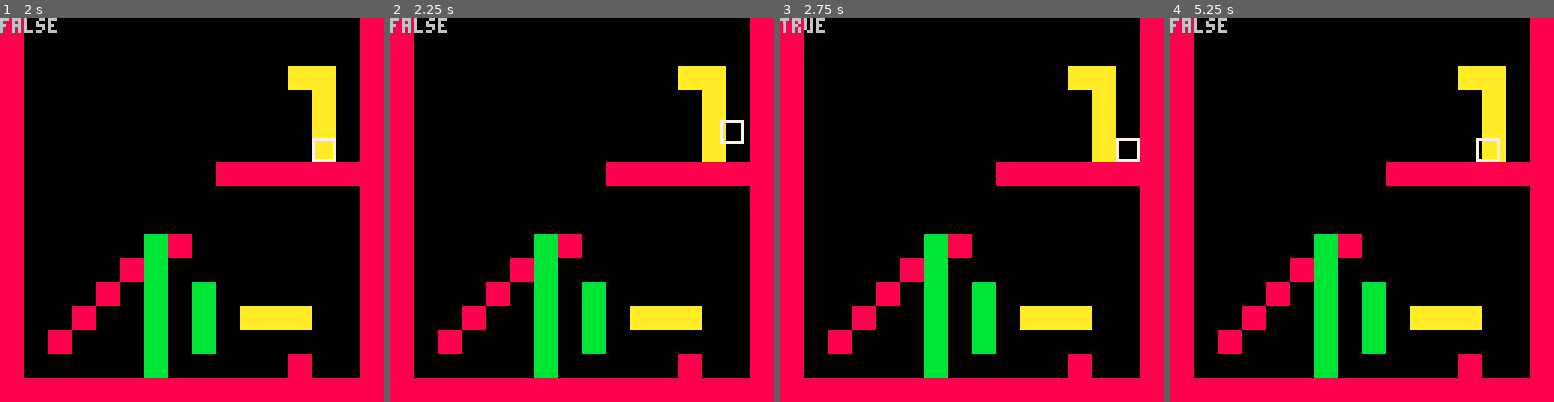
Above: before the commit, frames 1-4 (left to right).
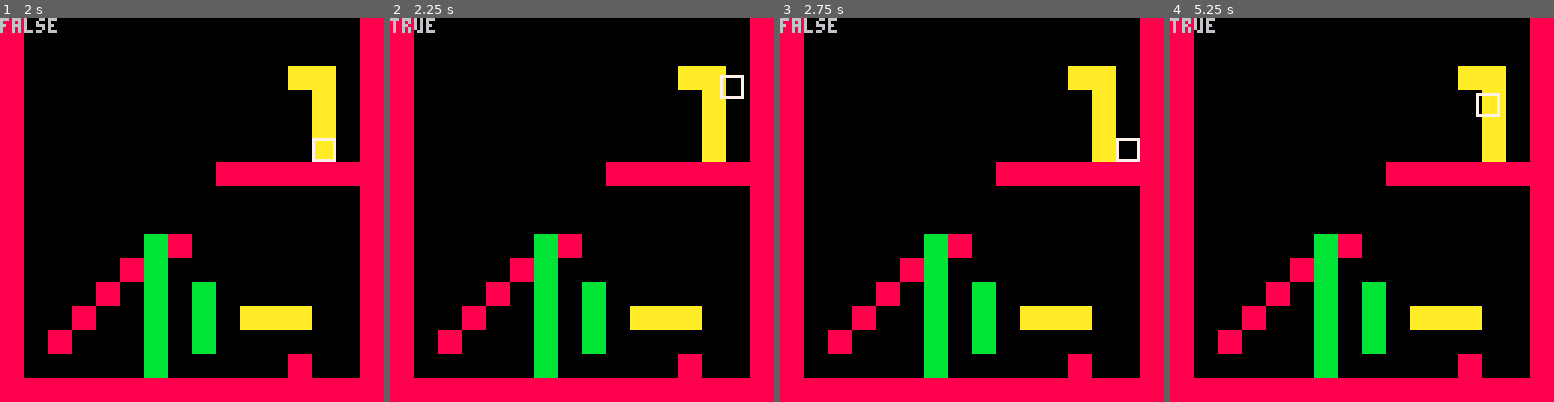
Above: after the commit, the same moments.

Repository: mRamiroGonzalez/pico8-platformer-engine-dd
Game: PICO-8 cartridge engine.p8
Same seed, same stepped clock (60 frames per second), same inputs: the game is played once before the commit and once after it.
Inputs:
- Up to frame 1 (2 s): hold Right from 1.6 s (still down)
- Up to frame 2 (2.25 s): release Right at 2.1 s; hold Up from 2.15 s (still down)
- Up to frame 3 (2.75 s): release Up at 2.42 s; hold Right from 2.47 s (still down)
- Up to frame 4 (5.25 s): release Right at 3.03 s; hold Left 3.08-3.58 s; hold Down 3.63-3.97 s; hold Right 4.02-4.68 s; hold Up 4.73-5.03 s; hold Left from 5.08 s (still down)

Frame 1 is identical in both runs. In frame 2, 0.5% of the frame differs, in the area x 0-93%, y 0-33%; in frame 3, 0.2%; in frame 4, 0.5%.

Commit message:
jump from a solid block and does not go through a solid block while jumping

Diff:
--- a/engine.p8
+++ b/engine.p8
@@ -3,18 +3,41 @@
 __lua__
 
 function constants_init()
-gravity = 2
-max_falling_speed = 8 // "More than 8 is not recommended"
-end
-function up_pressed() return btn(2) end
-function down_pressed() return btn(3) end
-function left_pressed() return btn(0) end
-function right_pressed() return btn(1) end
+gravity = 1
+max_falling_speed = 8 // "more than 8 is not recommended"
+jumping_height = 8
+default_x_speed = 2
+default_y_speed = 2
+end
+function up_pressed(short)
+if short then return btnp(2)
+else return btn(2) end
+end
+
+function down_pressed(short)
+if short then return btnp(3)
+else return btn(3) end
+end
+
+function left_pressed(short)
+if short then return btnp(0)
+else return btn(0) end
+end
+
+function right_pressed(short)
+if short then return btnp(1)
+else return btn(1) end
+end
 function print_log()
-print(get_block_in_front(p, 0))
+print(p.jumping)
 end
 function map_draw()
 map(0,0,0,0,16,16)
+end
+
+
+function get_block_on_top(e, flag)
+return get_block_flag(e.x, e.y-1, flag) or get_block_flag(e.x+7, e.y-1, flag)
 end
 
 function get_block_in_front(e, flag)
@@ -38,7 +61,8 @@
 y = 40,
 dx = 0,
 dy = 0,
-facing = 1
+facing = 1,
+jumping = false
 }
 end
 
@@ -53,28 +77,44 @@
 
 function update_from_keys_pressed()
 p.dx = 0
-if up_pressed() then
-p.dy = -2
-end
-if left_pressed() then
+
+if up_pressed(true) then
+jump()
+end
+
+if left_pressed(false) then
 p.facing = 0
 if not is_in_front_of_a_block() then
-p.dx = -2
-end
-end
-if right_pressed() then
+p.dx = -default_x_speed
+end
+end
+
+if right_pressed(false) then
 p.facing = 1
 if not is_in_front_of_a_block() then
-p.dx = 2
-end
-end
+p.dx = default_x_speed
+end
+end
+
+if is_below_a_block() then
+p.dy = default_y_speed
+end
+
 p.x += p.dx
 p.y += p.dy
+end
+
+function jump()
+if not p.jumping then
+p.jumping = true
+p.dy = -jumping_height
+end
 end
 
 function update_gravity()
 if get_block_below(p, 0) then
 if (p.dy > 0) then
+p.jumping = false
 p.dy = 0
 p.y = flr(flr(p.y)/8)*8
 end
@@ -88,6 +128,10 @@
 
 function is_in_front_of_a_block()
 return get_block_in_front(p, 0)
+end
+
+function is_below_a_block()
+return get_block_on_top(p, 0)
 end
 function _init()
 constants_init()
--- a/src/constants.lua
+++ b/src/constants.lua
@@ -1,4 +1,7 @@
 function constants_init()
- gravity = 2
- max_falling_speed = 8 // "More than 8 is not recommended"
+ gravity = 1
+ max_falling_speed = 8 // "more than 8 is not recommended"
+ jumping_height = 8
+ default_x_speed = 2
+ default_y_speed = 2
 end
--- a/src/controls.lua
+++ b/src/controls.lua
@@ -1,4 +1,19 @@
-function up_pressed() return btn(2) end
-function down_pressed() return btn(3) end
-function left_pressed() return btn(0) end
-function right_pressed() return btn(1) end
+function up_pressed(short)
+ if short then return btnp(2)
+ else return btn(2) end
+end
+
+function down_pressed(short)
+ if short then return btnp(3)
+ else return btn(3) end
+end
+
+function left_pressed(short)
+ if short then return btnp(0)
+ else return btn(0) end
+end
+
+function right_pressed(short)
+ if short then return btnp(1)
+ else return btn(1) end
+end
--- a/src/debug-log.lua
+++ b/src/debug-log.lua
@@ -1,6 +1,3 @@
 function print_log()
- print(p.x)
- print(p.y)
- print(p.dx)
- print(p.dy)
+ print(p.jumping)
 end
--- a/src/map.lua
+++ b/src/map.lua
@@ -1,5 +1,10 @@
 function map_draw()
  map(0,0,0,0,16,16)
+end
+
+
+function get_block_on_top(e, flag)
+ return get_block_flag(e.x, e.y-1, flag) or get_block_flag(e.x+7, e.y-1, flag)
 end
 
 function get_block_in_front(e, flag)
--- a/src/player.lua
+++ b/src/player.lua
@@ -4,7 +4,8 @@
   y = 40,
   dx = 0,
   dy = 0,
-  facing = 1
+  facing = 1,
+  jumping = false
  }
 end
 
@@ -19,28 +20,44 @@
 
 function update_from_keys_pressed()
  p.dx = 0
- if up_pressed() then
-  p.dy = -2
+
+ if up_pressed(true) then
+  jump()
  end
- if left_pressed() then
+
+ if left_pressed(false) then
   p.facing = 0
   if not is_in_front_of_a_block() then
-   p.dx = -2
+   p.dx = -default_x_speed
   end
  end
- if right_pressed() then
+
+ if right_pressed(false) then
   p.facing = 1
   if not is_in_front_of_a_block() then
-   p.dx = 2
+   p.dx = default_x_speed
   end
  end
+
+ if is_below_a_block() then
+  p.dy = default_y_speed
+ end
+
  p.x += p.dx
  p.y += p.dy
+end
+
+function jump()
+ if not p.jumping then
+  p.jumping = true
+  p.dy = -jumping_height
+ end
 end
 
 function update_gravity()
  if get_block_below(p, 0) then
   if (p.dy > 0) then
+   p.jumping = false
    p.dy = 0
    p.y = flr(flr(p.y)/8)*8
   end
@@ -55,3 +72,7 @@
 function is_in_front_of_a_block()
  return get_block_in_front(p, 0)
 end
+
+function is_below_a_block()
+ return get_block_on_top(p, 0)
+end
